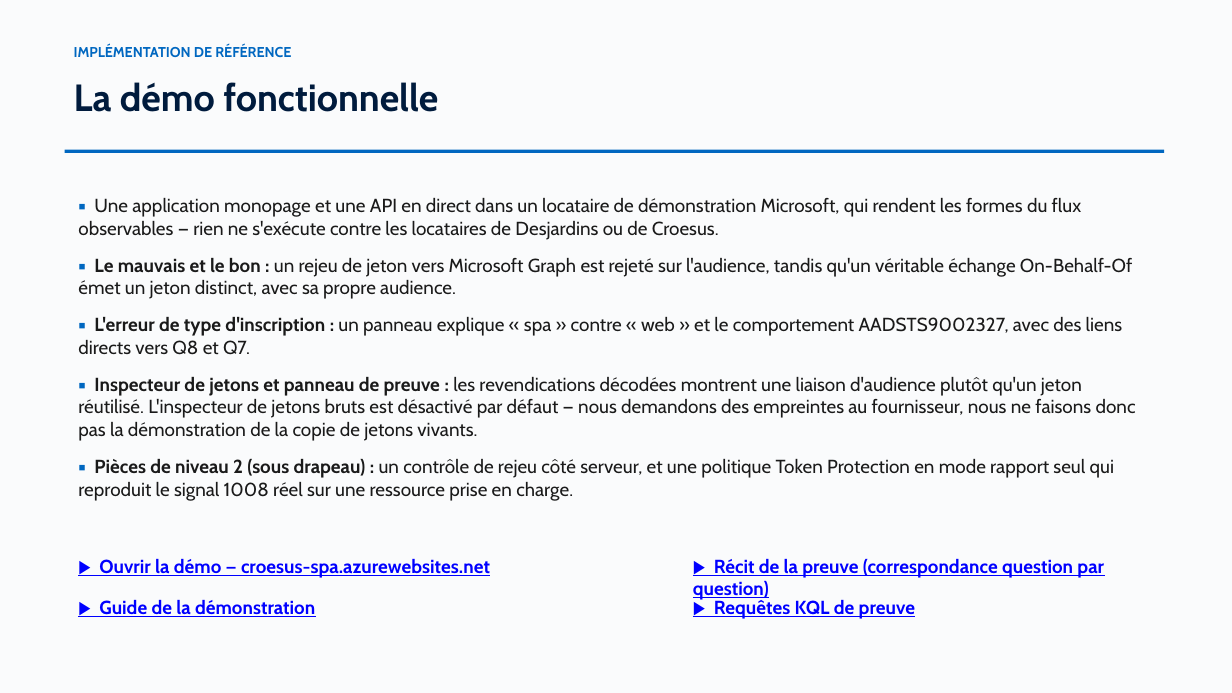
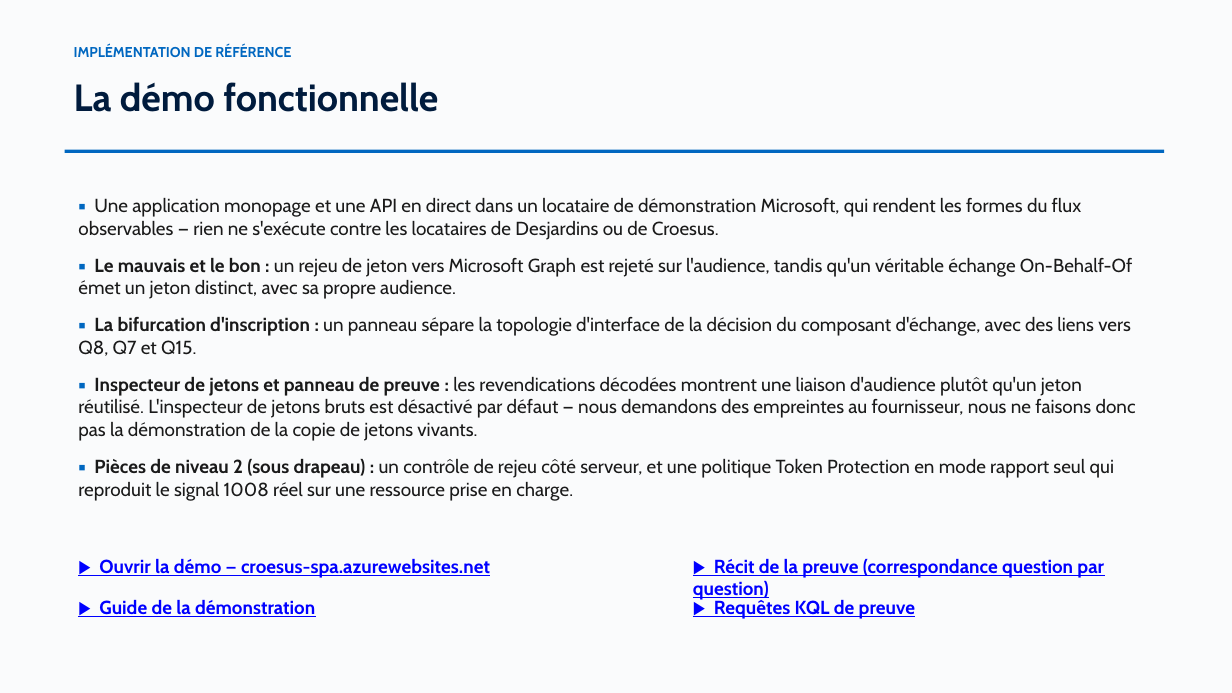
Before and after one commit to devopsabcs-engineering/croesus, a slide deck: slide 12 of docs/deck/croesus-session-deck-fr.pptx. Drawn at 1232x693 pixels with LibreOffice and Linux fonts; fonts in the diff are those of the drawing. Boxes give left, top, right and bottom in pixels: in the first picture for what was removed or moved away, otherwise in the second. Text is boxed around its words. In the diff, an @@ line names an element or a change of style, - is before the commit and + after.

```diff
--- a/docs/deck/croesus-session-deck-fr.pptx
+++ b/docs/deck/croesus-session-deck-fr.pptx
@@ text at box(78, 317, 1131, 356): text changed @@
-▪ L'erreur de type d'inscription : un panneau explique « spa » contre « web » et le comportement AADSTS9002327, avec des liens directs vers Q8 et Q7.
+▪ La bifurcation d'inscription : un panneau sépare la topologie d'interface de la décision du composant d'échange, avec des liens vers Q8, Q7 et Q15.
```
Also in this commit, not shown: 10 other slides changed, 4 other files.
